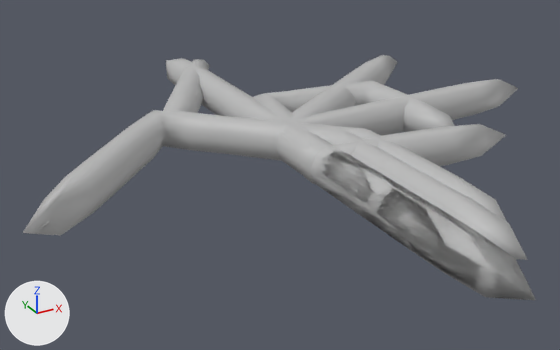
Renders of the FBX model Assets/ToothpickGame/art/toothpics.fbx from each side of a commit.
One viewpoint serves both versions: a 50 mm lens placed at (-0.0412, -0.0731, 0.0324), pointed at (-0.0009, 0.0002, -0.0042). Every picture has the same lights, and +X, +Y and +Z are marked at lower left. Where no turn or scale is listed for an object, it has been applied to the vertices.
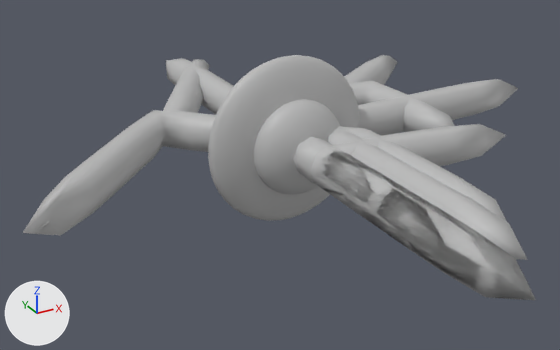
Changed parts and their boxes (x1, y1, x2, y2) in the pictures (560 x 350 px):
```json
{"object": "pSphere1", "change": "added", "after": [208, 55, 360, 221]}
{"object": "pSphere2", "change": "added", "after": [254, 99, 340, 195]}
```

Edits to the scene script, one JSON object a line:
```json
{"op": "add", "block": "me_mesh_013", "code": ["me_mesh_013 = bpy.data.meshes.new('Mesh.013')", "me_mesh_013.from_pydata(...)  # a UV sphere (20 segments, 20 rings, poles along z) spanning x -0.00559..0.00559, y -0.00302..0.00302, z -0.00559..0.00559", "me_mesh_013.materials.append(mat_lambert1)  # grey #bcbcbc"]}
{"op": "add", "block": "me_mesh_012", "code": ["me_mesh_012 = bpy.data.meshes.new('Mesh.012')", "me_mesh_012.from_pydata(...)  # a UV sphere (20 segments, 20 rings, poles along z) spanning x -0.01..0.01, y -0.0027..0.0027, z -0.01..0.01", "me_mesh_012.materials.append(mat_lambert1)  # grey #bcbcbc"]}
{"op": "add", "block": "ob_psphere2", "code": ["ob_psphere2 = bpy.data.objects.new('pSphere2', me_mesh_013)", "ob_psphere2.location = (0.0, -0.0025, 0.0)"]}
{"op": "add", "block": "ob_psphere1", "code": ["ob_psphere1 = bpy.data.objects.new('pSphere1', me_mesh_012)", "ob_psphere1.location = (0.0, 0.0, 0.0)"]}
```
